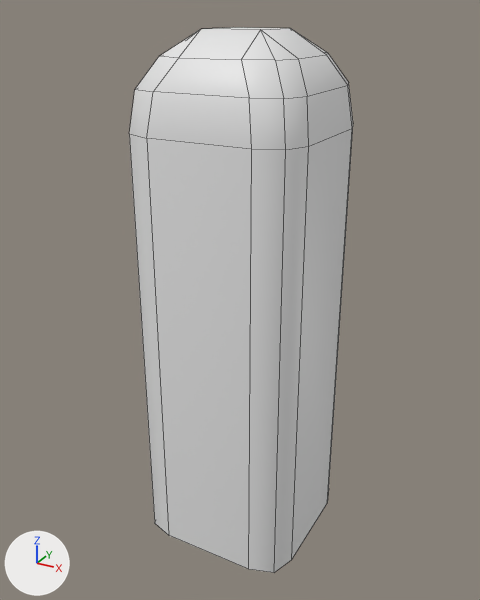
Renders of the FBX model Assets/CrowdMatch/Models/Wall04.fbx from each side of a commit.
Both versions are drawn from a camera (50 mm lens) standing at (0.879, -1.633, 1.598) and looking at (-0.017, -0.005, 0.784). The axes (+X, +Y, +Z) are drawn at lower left. The lights are the same throughout. The older version comes first. Mesh edges are drawn as thin lines. Where no turn or scale is listed for an object, it has been applied to the vertices.

In view in the first picture: 'Wall04'.
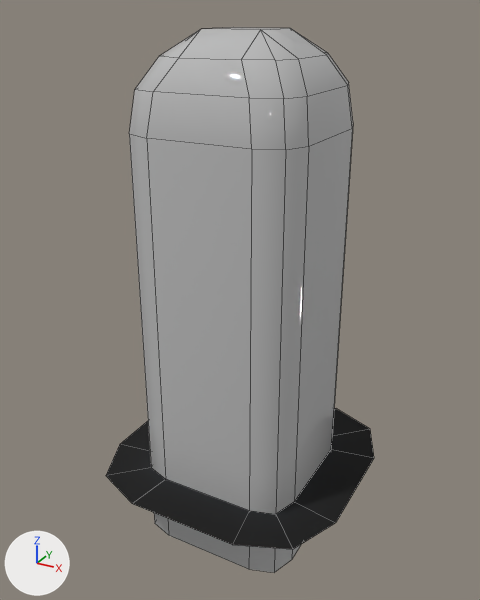
The edits, one by one:
Picture 'WallShadow.png' (img_wallshadow_png) is new.
Material '22 - Default' (mat_22___default) is new.
Its base color is (0.5, 0.5, 0.5) (grey #bcbcbc).
Its roughness is 0.0.
Material 'Material #659' (mat_material__659) is new.
Its texture is img_wallshadow_png.
Its roughness is 0.859.
me_mesh is used by ob_wall04; location (0.0, 0.0, 0.0).
me_mesh had 52 vertices, 49 faces and spanned x -0.25..0.25, y -0.25..0.25, z 0.0..1.55.
me_mesh now has 76 vertices, 61 faces and spans x -0.39..0.39, y -0.39..0.39, z 0.0..1.55.
me_mesh part 1: a new loose piece of 24 vertices spanning x -0.39..0.39, y -0.39..0.39, z 0.23, in mat_material__659 (picture img_wallshadow_png).
me_mesh part 2: 49 faces spanning x -0.25..0.25, y -0.25..0.25, z 0.0..1.55 switch from no material to mat_22___default (grey #bcbcbc).
me_mesh gains material mat_material__659 (picture img_wallshadow_png).

What differs and where, as boxes [x1, y1, x2, y2] in the pictures (480 x 600 px):
'Wall04', reshaped (20% wider): before [129, 27, 353, 573]; after [106, 27, 374, 573]
part 1 of me_mesh, added: after [106, 408, 374, 549]
part 2 of me_mesh, recoloured (white to grey): [129, 27, 353, 573] in both
